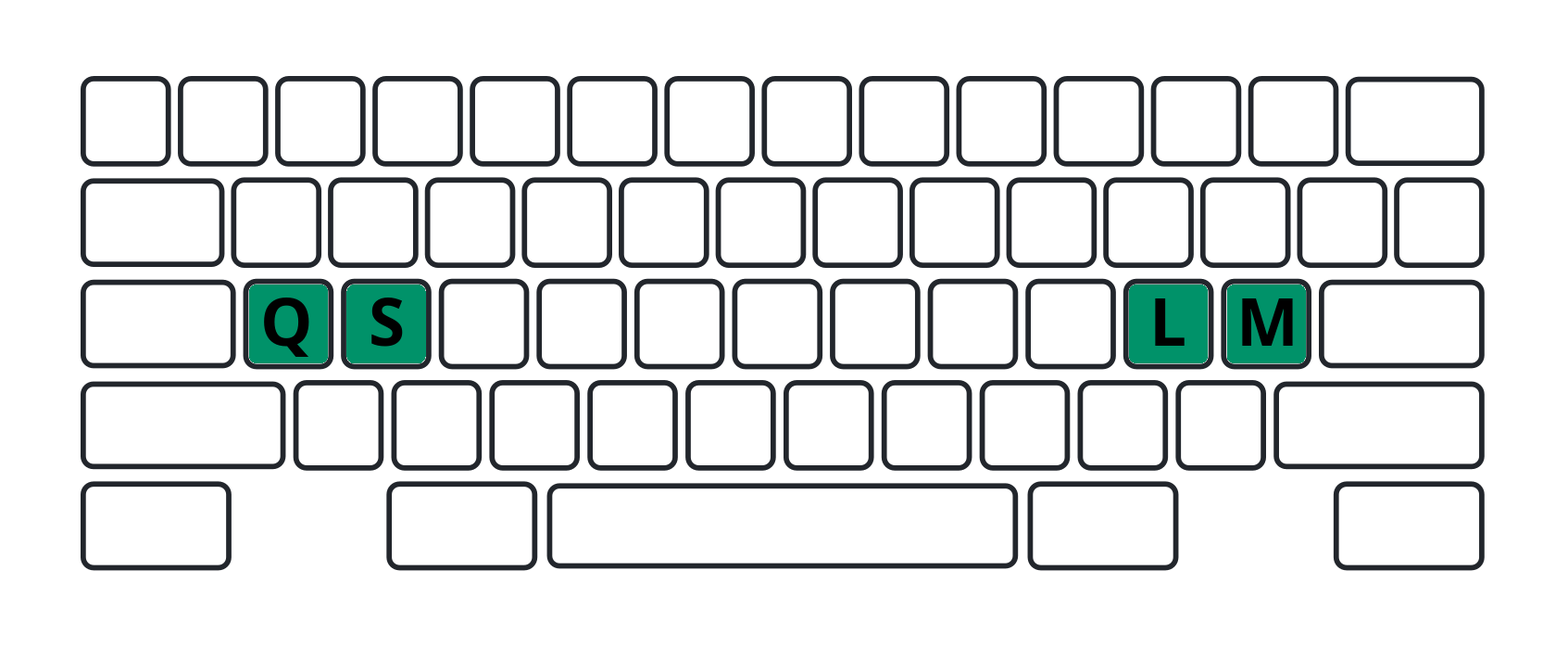
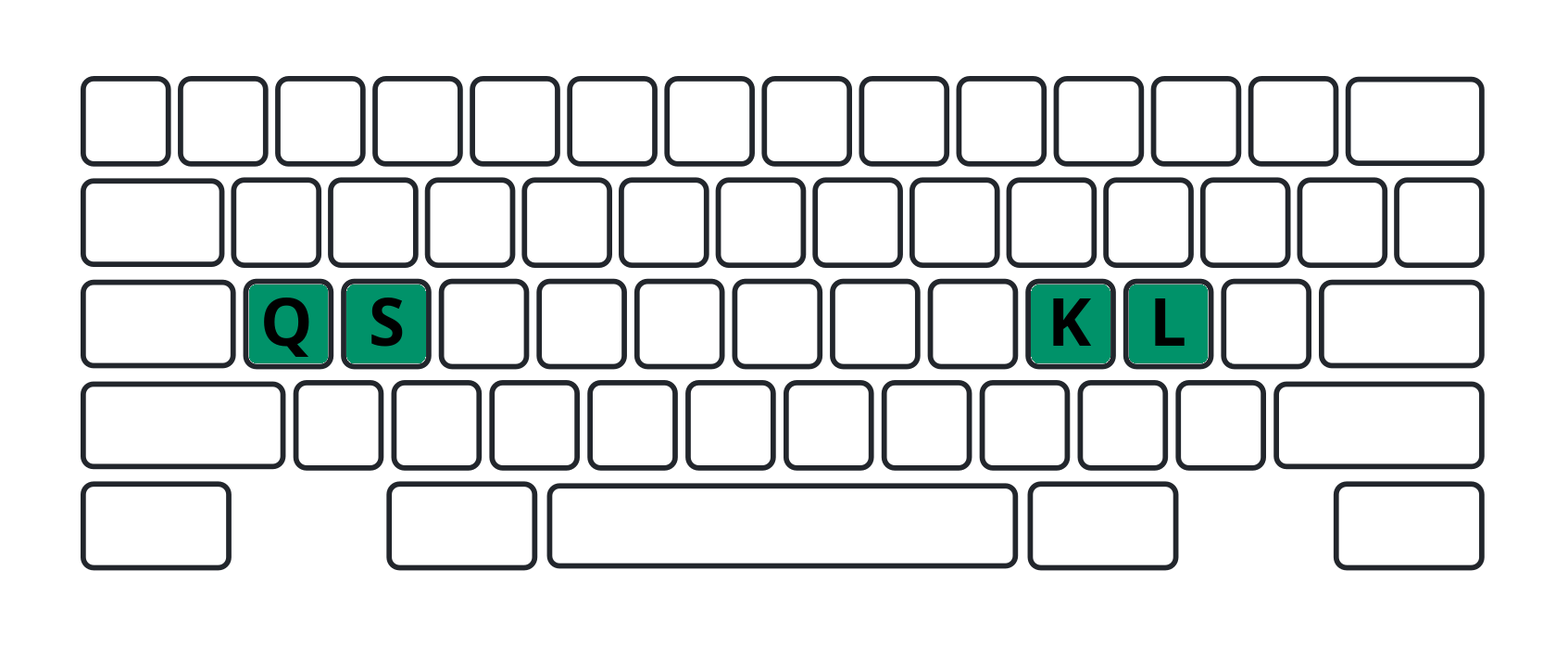
Before/after of a 1568px x 659px layered artwork. What changed in the layer stack:
painted on "Q S ..." over [1053, 298, 1293, 346]
painted on "8G+3f9.png" over [1030, 284, 1306, 364]
